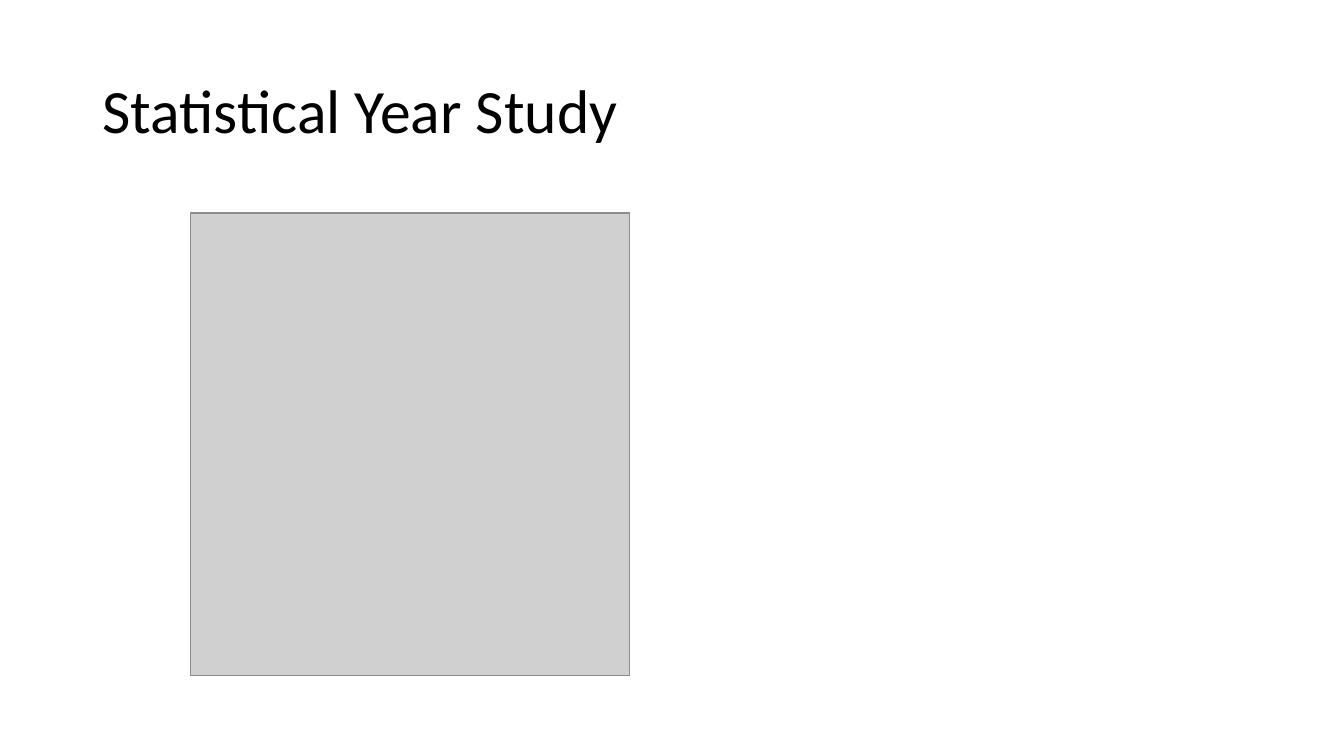
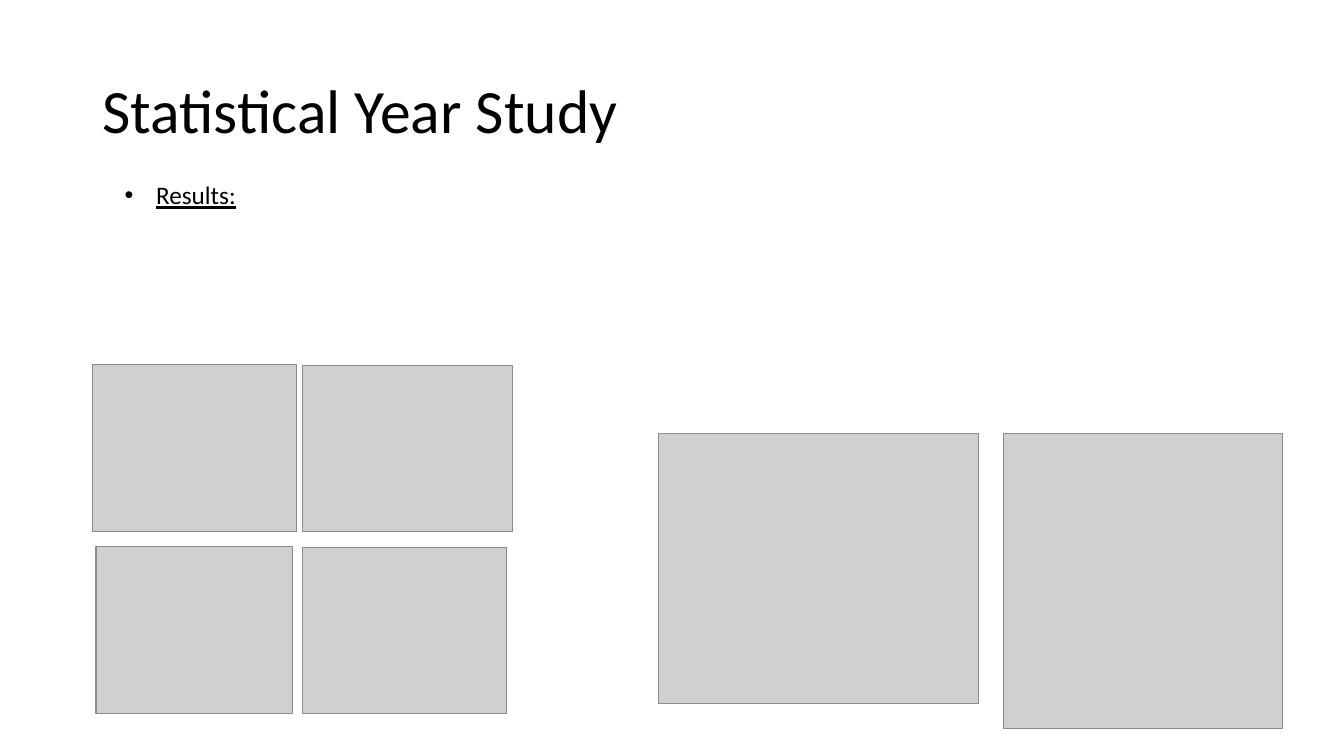
Before and after one commit to conradmr98/lasp-microburst-research, a slide deck: slide 7 of sampexlib/Concept Summaries/AGU Research Presentation (15min).pptx (slide 5 before the commit). Drawn at 1344x756 pixels with LibreOffice and Linux fonts; fonts in the diff are those of the drawing; grey boxes stand for pictures. Boxes give left, top, right and bottom in pixels: in the first picture for what was removed or moved away, otherwise in the second. Text is boxed around its words. In the diff, an @@ line names an element or a change of style, - is before the commit and + after.

```diff
--- a/sampexlib/Concept Summaries/AGU Research Presentation (15min).pptx
+++ b/sampexlib/Concept Summaries/AGU Research Presentation (15min).pptx
@@ text added at (156,186,236,209), 18 pt, text #000000, underline @@
+• Results:
@@ picture added at (93,365,296,532) @@
@@ picture added at (302,365,512,531) @@
@@ picture added at (658,435,979,704) @@
@@ picture: place and size @@
-picture at (191,213,629,676)
+picture at (1003,435,1282,729)
@@ picture added at (96,547,292,715) @@
@@ picture added at (302,547,506,714) @@
```
Also in this commit, not shown: 4 other slides changed, 7 slides added, 2 slides removed, 7 other files.
